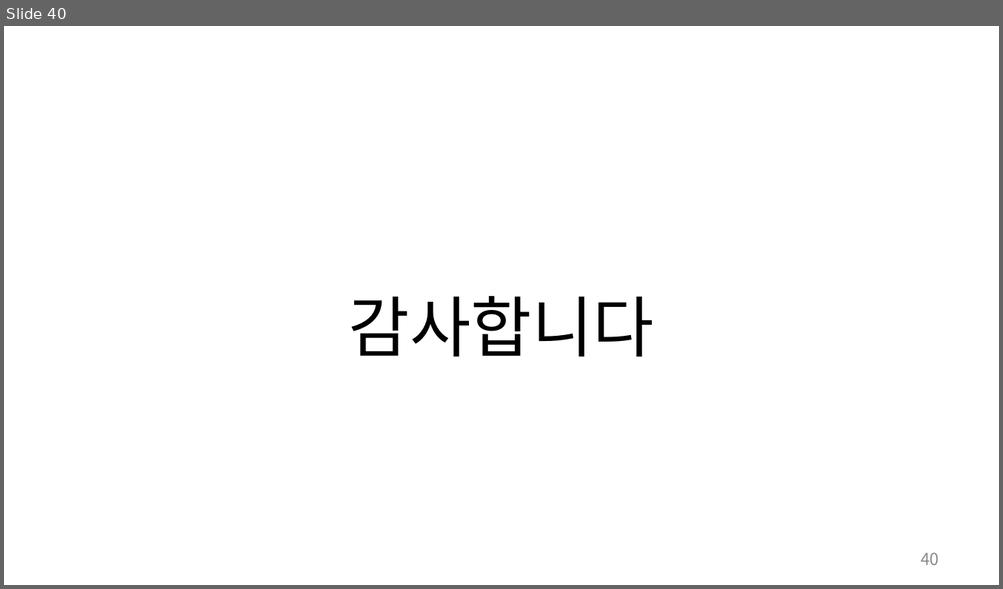
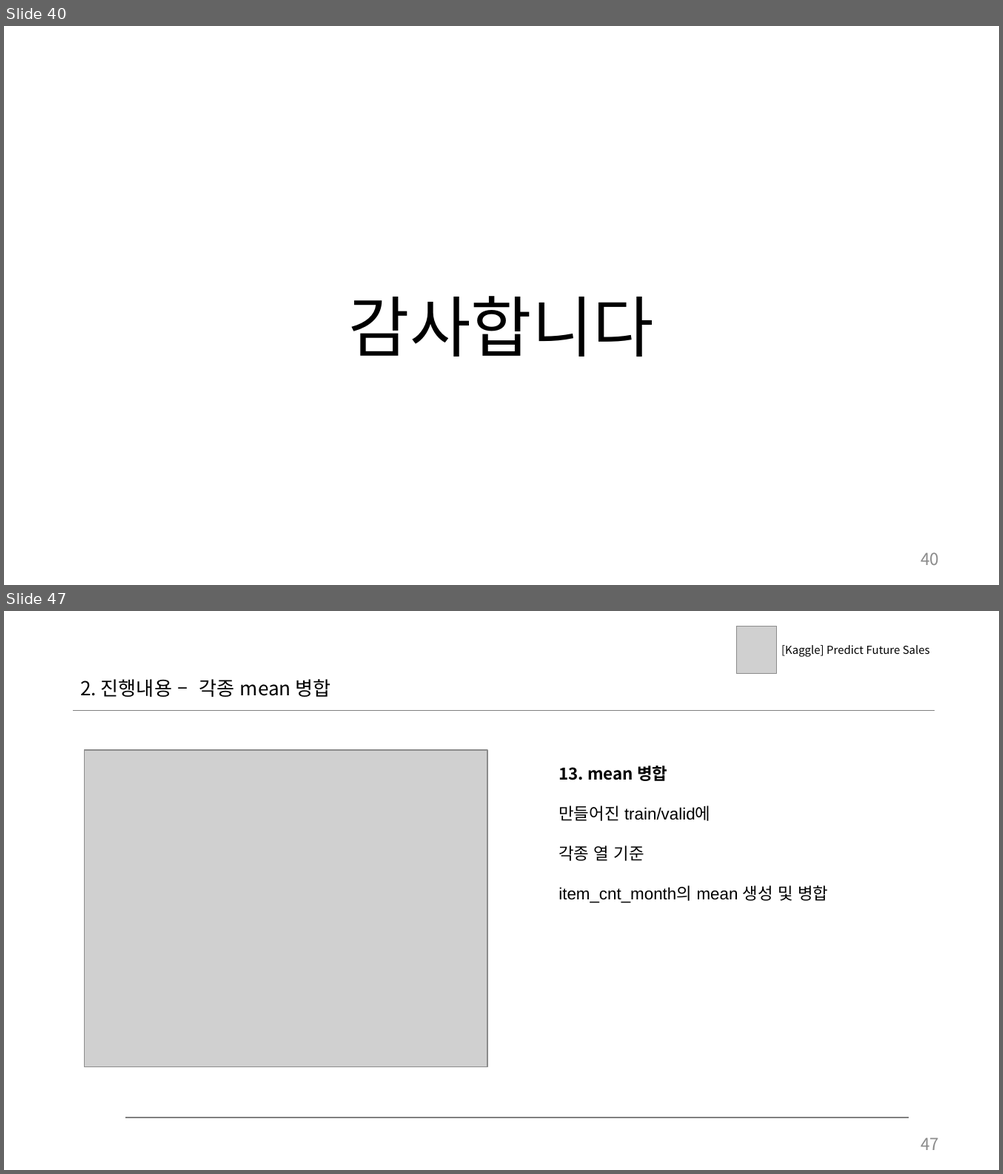
Before and after one commit to LazyerIJ/Kaggle_Study, a slide deck: Competitions/Predict_Future_Sales/doc/jm_03_EDA_ts.pptx. Shown one above the other, each under a label of ours: slide 40 before the commit, slides 40 and 47 after it; the slides between them are not shown. The pictures are 1003x589 and 1003x1174 pixels, drawn with LibreOffice and Linux fonts; fonts in the diff are those of the drawing; grey boxes stand for pictures. Boxes give left, top, right and bottom in pixels: in the first picture for what was removed or moved away, otherwise in the second. Text is boxed around its words. In the diff, an @@ line names an element or a change of style, - is before the commit and + after.

```diff
--- a/Competitions/Predict_Future_Sales/doc/jm_03_EDA_ts.pptx
+++ b/Competitions/Predict_Future_Sales/doc/jm_03_EDA_ts.pptx
@@ slide 47 added at [4,611,999,1170], background #FFFFFF @@
@@ picture added at [736,626,776,674] @@
@@ text added at [781,645,930,657], 8 pt, text #000000 @@
+[Kaggle] Predict Future Sales
@@ text added at [80,679,331,697], 14 pt, text #000000 @@
+2. 진행내용 – 각종 mean 병합
@@ line added from (73, 710) to (934, 710), #808080 1 pt @@
@@ picture added at [85,750,487,1068] @@
@@ text added at [558,766,828,903], 12 pt, text #000000 @@
+13. mean 병합
+만들어진 train/valid에
+각종 열 기준
+item_cnt_month의 mean 생성 및 병합
@@ line added from (125, 1118) to (908, 1118), #808080 1 pt @@
@@ page number added at [920,1138,939,1150], 12 pt, text #8C8C8C @@
+47
```
Also in this commit, not shown: 11 other slides added, 4 other files.
